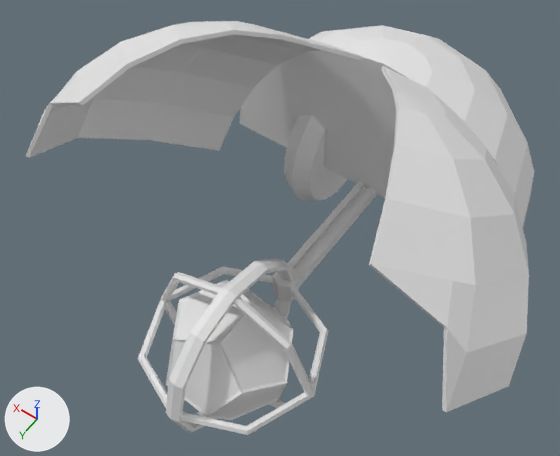
A saved change to the FBX model Assets/Characters/Enemy/Summoner/Summoner.fbx.
Rendered twice from a 50 mm lens placed at (-1.41, 2.41, 3.68), pointed at (0.11, 0.27, 0.33). Every picture has the same lights, and +X, +Y and +Z are marked at lower left. Where no turn or scale is listed for an object, it has been applied to the vertices.

The first picture shows 'Ali', 'Ali.001', 'BloccoAnteriore', 'ConnessioneRuotaPosteriore', 'Core', 'Ruota', 'Sostegno2', 'Torus'.
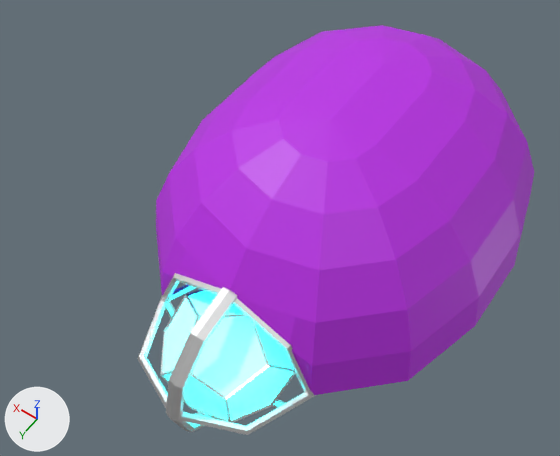
Boxes [x1, y1, x2, y2] around the edits, measured in the pictures (560 x 456 px):
'Ali', recoloured, moved, turned
    before: [369, 66, 529, 412]
    after: [230, 64, 520, 395]
'Ali.001', recoloured, moved, turned
    before: [26, 21, 362, 158]
    after: [156, 48, 383, 295]
'BloccoAnteriore', recoloured (white to purple)
    both: [240, 25, 534, 260]
'Core', turned
    before: [166, 280, 293, 420]
    after: [160, 290, 296, 423]
'Torus', recoloured
    both: [137, 258, 329, 435]
'Ruota', recoloured
    both: [284, 115, 348, 200]
part 1 of me_sphere_001, recoloured
    before: [26, 21, 283, 158]
    after: [156, 98, 331, 295]
part 2 of me_sphere_001, recoloured
    before: [257, 25, 362, 60]
    after: [205, 48, 383, 118]
part 3 of me_sphere_001, recoloured
    before: [29, 30, 234, 158]
part 4 of me_sphere_001, recoloured
    before: [150, 34, 322, 151]
part 5 of me_sphere, recoloured
    before: [369, 86, 529, 412]
    after: [230, 119, 479, 395]
part 6 of me_sphere, recoloured
    before: [381, 66, 484, 145]
    after: [331, 64, 520, 325]
'Sostegno2', unchanged, covered by the edit
    before: [287, 181, 377, 287]

Diff of the bpy script that builds the scene:
```diff
--- a/Assets/Characters/Enemy/Summoner/Summoner.fbx.py
+++ b/Assets/Characters/Enemy/Summoner/Summoner.fbx.py
@@ me_sphere_001 @@
 me_sphere_001.from_pydata(...)  # 70 vertices, 72 faces; spans x -1.0..0.004, y -0.866..0.5, z -0.003..1.0
 # used by ob_ali_001; location = (0.322, 0.553, 0.534); rotation_euler = (-0.548, -0.263, 2.704), in degrees (-31, -15, 155)
+# me_sphere_001 part 1: 29 of the faces centred in x -0.924..0.002, y -0.858..-0.043, z -0.001..0.977 switch from no material to mat_corpo (purple #bc2ce7)
+# me_sphere_001 part 2: 14 of the faces centred in x -0.99..0.001, y 0.25..0.5, z -0.001..0.99 switch from no material to mat_corpo (purple #bc2ce7)
+# me_sphere_001 part 3: 23 of the faces centred in x -0.899..0.001, y -0.84..-0.042, z 0.126..0.958 switch from no material to mat_aliinterno (purple #6700e7)
+# me_sphere_001 part 4: 6 of the faces centred in x -0.963..-0.126, y 0.25..0.251, z 0.126..0.963 switch from no material to mat_aliinterno (purple #6700e7)
@@ me_sphere @@
 me_sphere.from_pydata(...)  # 70 vertices, 72 faces; spans x -0.004..1.0, y -0.866..0.5, z -0.003..1.0
 # used by ob_ali; location = (-0.322, 0.553, 0.534); rotation_euler = (-0.548, 0.263, -2.704), in degrees (-31, 15, -155)
+# me_sphere part 5: 30 of the faces centred in x -0.002..0.924, y -0.858..-0.043, z -0.001..0.977 switch from no material to mat_corpo (purple #bc2ce7)
+# me_sphere part 6: 14 of the faces centred in x -0.001..0.99, y 0.25..0.5, z -0.001..0.99 switch from no material to mat_corpo (purple #bc2ce7)
+me_sphere.materials.append(mat_aliinterno)  # purple #6700e7
@@ me_torus @@
 me_torus.from_pydata(...)  # 168 vertices, 168 faces; spans x -0.518..0.518, y -0.525..0.525, z -0.525..0.525
+me_torus.materials.append(mat_metallic)  # white #e7e7e7
@@ me_cylinder_001 @@
 me_cylinder_001.from_pydata(...)  # 192 vertices, 132 faces; spans x -0.1..0.956, y -0.5..0.5, z -0.5..0.5
+me_cylinder_001.materials.append(mat_rote)  # black #072228
@@ me_sphere_002 @@
 me_sphere_002.from_pydata(...)  # 43 vertices, 38 faces; spans x -1.0..1.0, y -1.0..0.0, z 0.0..1.0
+me_sphere_002.materials.append(mat_corpo)  # purple #bc2ce7
@@ ob_core @@
 ob_core.location = (0.0, 0.9, 0.0)
-ob_core.rotation_euler = (0.0, 0.208, -3.142)  # degrees (0, 12, -180)
+ob_core.rotation_euler = (0.52, -0.951, -1.918)  # degrees (30, -54, -110)
 ob_core.scale = (0.373, 0.373, 0.373)
@@ ob_ali_001 @@
 ob_ali_001 = bpy.data.objects.new('Ali.001', me_sphere_001)
-ob_ali_001.location = (0.322, 0.553, 0.534)
-ob_ali_001.rotation_euler = (-0.548, -0.263, 2.704)  # degrees (-31, -15, 155)
+ob_ali_001.location = (0.0, 0.0, 0.0)
+ob_ali_001.rotation_euler = (0.0, 0.0, -3.142)  # degrees (0, 0, -180)
@@ ob_ali @@
 ob_ali = bpy.data.objects.new('Ali', me_sphere)
-ob_ali.location = (-0.322, 0.553, 0.534)
-ob_ali.rotation_euler = (-0.548, 0.263, -2.704)  # degrees (-31, 15, -155)
+ob_ali.location = (0.0, 0.0, 0.0)
+ob_ali.rotation_euler = (0.0, 0.0, -3.142)  # degrees (0, 0, -180)
```
